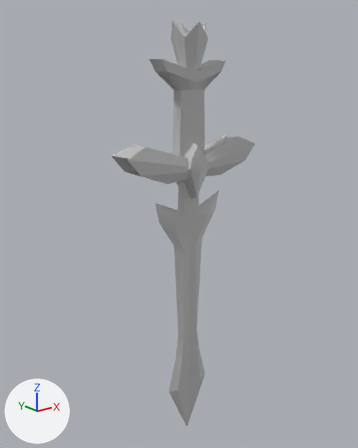
The FBX model SlashParryBlock/Assets/Art Assets/Camelot Level Assets/sm_Camelot_Sword.fbx: old version first, new version second.
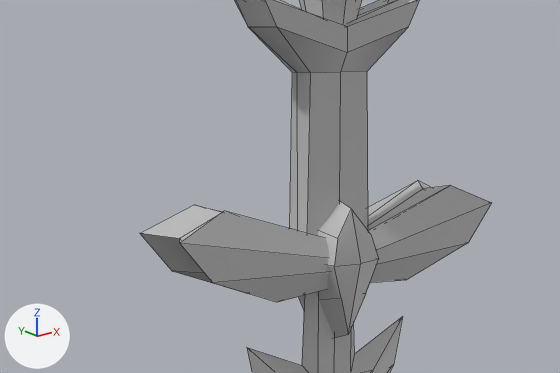
Old and new are each drawn whole from a 50 mm lens placed at (-0.769, -0.923, 0.619), pointed at (-0.006, 0.031, 0.238) and again close up on the part from 15% to 79% of the width and 13% to 48% of the height. Every picture has the same lights, and +X, +Y and +Z are marked at lower left. The close-ups show mesh edges as thin lines. Where no turn or scale is listed for an object, it has been applied to the vertices.

In view in the first close-up: 'Camelot_Sword1'.
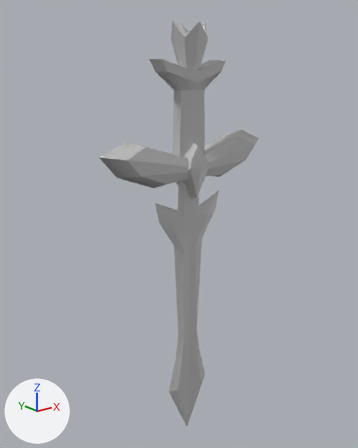
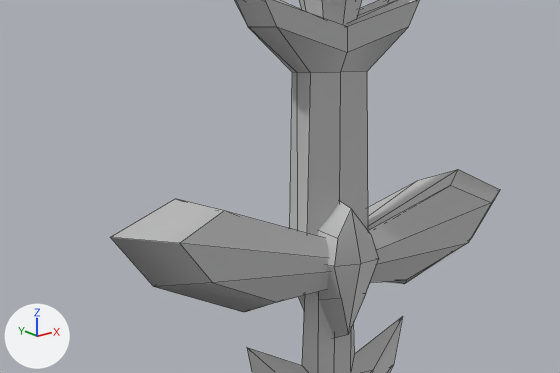
Commit message: Updated sword

Location of each change, [x1, y1, x2, y2] in pixels of the close-ups (560 x 373 px; the box of a moved part takes in the faces that stretch with it):
'Camelot_Sword1', reshaped
    before: [140, 0, 491, 373]
    after: [110, 0, 500, 373]
part 1 of me_mesh, moved or reshaped
    before: [140, 181, 450, 293]
    after: [110, 169, 500, 312]

Diff of the bpy script that builds the scene:
```diff
--- a/SlashParryBlock/Assets/Art Assets/Camelot Level Assets/sm_Camelot_Sword.fbx.py
+++ b/SlashParryBlock/Assets/Art Assets/Camelot Level Assets/sm_Camelot_Sword.fbx.py
@@ me_mesh @@
 me_mesh.from_pydata(...)  # 197 vertices, 184 faces; spans x -0.197..0.197, y -0.048..0.048, z -0.546..0.546
 # used by ob_camelot_sword1; location = (0.0, 0.0, 0.173)
-me_mesh.vertices[52].co = (0.127, 0.0, 0.277)  # pixel (422, 188)
-me_mesh.vertices[53].co = (0.175, 0.0, 0.257)
-me_mesh.vertices[54].co = (0.145, 0.0, 0.222)
-me_mesh.vertices[55].co = (0.075, 0.0, 0.195)
-me_mesh.vertices[61].co = (-0.075, 0.0, 0.195)
-me_mesh.vertices[62].co = (-0.145, 0.0, 0.222)
-me_mesh.vertices[63].co = (-0.175, 0.0, 0.257)  # pixel (179, 238)
-me_mesh.vertices[64].co = (-0.127, 0.0, 0.277)  # pixel (223, 211)
+# me_mesh part 1
+me_mesh.vertices[52].co = (0.179, 0.0, 0.293)  # pixel (458, 169)
+me_mesh.vertices[53].co = (0.246, 0.0, 0.266)  # pixel (500, 189)
+me_mesh.vertices[54].co = (0.205, 0.0, 0.217)  # pixel (471, 237)
+me_mesh.vertices[55].co = (0.105, 0.0, 0.178)  # pixel (404, 283)
+me_mesh.vertices[61].co = (-0.105, 0.0, 0.178)  # pixel (244, 312)
+me_mesh.vertices[62].co = (-0.205, 0.0, 0.217)  # pixel (153, 286)
+me_mesh.vertices[63].co = (-0.246, 0.0, 0.266)  # pixel (110, 237)
+me_mesh.vertices[64].co = (-0.179, 0.0, 0.293)  # pixel (175, 198)
 me_mesh.materials.append(mat_lambert1)
```
